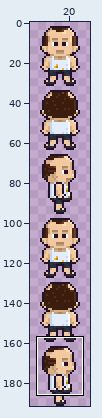
Pixel-art file, stored at assets/art/spritesheets/player.aseprite. Above, an overview of the earlier version with the close-up marked.
Close-up. As it was:
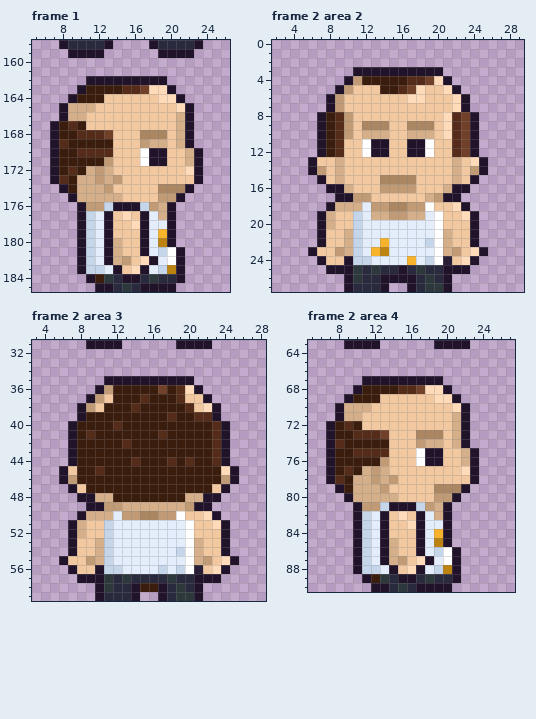
32x192 pixels, 4 frames. Shown: frame 1: x 5..26, y 158..185; frame 2 area 2: x 2..29, y 0..27; frame 2 area 3: x 3..28, y 31..59; frame 2 area 4: x 5..27, y 63..90. The wide view leaves out empty margins. The commit also changed other frames or places, which this record leaves out.
Once edited:
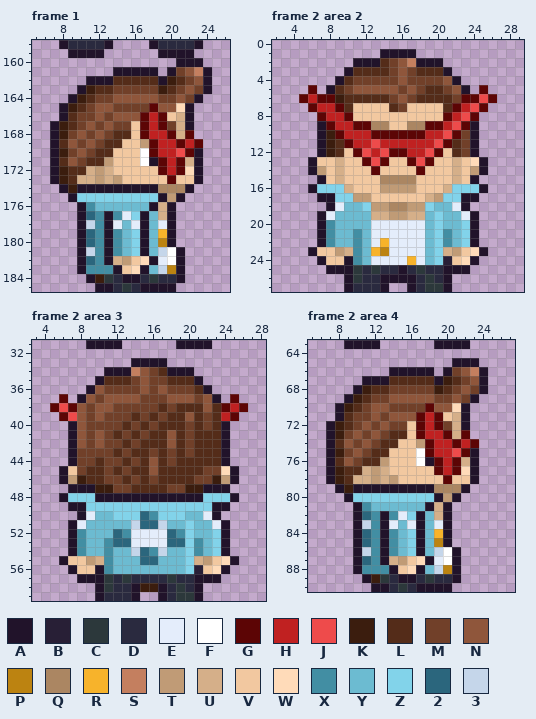
Palette (. is transparent): A #21132a  B #281f36  C #2c383b  D #2a2a3f  E #e4edfb  F #ffffff  G #5c0505  H #c02121  J #ee4b4b  K #3b1d0e  L #542c19  M #714029  N #8f563b  P #bc8311  Q #ab8662  R #f7b32b  S #c47f5f  T #c09b76  U #d5af89  V #f2c8a0  W #ffdbb9  X #428ea3  Y #6cbbd1  Z #82d3ea  2 #2b667d  3 #c5d6ea
Log entry: PLAYER ART - Music Manager!
What changed:
layer "FATJACKET" added
layer "HAIR" added
layer "GLASSES" added
Frame 1, layers "GLASSES", "HAIR", "FATJACKET":
y 160: x 21..23 ... -> AAA
y 161: x 14..18 ..... -> AAAAA; x 20..24 ..... -> AMNSA
y 162: x 14..18 AAAAA -> LLLLL; x 20..24 ..... -> KLMNA
y 163: x 12..16 KKKLL -> LLMMM; x 18..24 WWA.... -> MKLMNMA
y 164: x 11..23 KKVVVVVVWWA.. -> LMMNNNNNMMNMA
y 165: x 9..20 UUUVVVVVVVVV -> KLMNNMMMMGNN
y 166: x 9..19 UUVVVVVVVVV -> LMMNMNNNGHG
y 167: x 10..15 KVVVVV -> MNMNMM; x 17..20 VVVV -> GHGM
y 168: x 9..12 KLLL -> MNMN; x 14..15 VV -> LL; x 17..20 QQQV -> GHHG; x 22 A -> G
y 169: x 9..14 KKKKKV -> NMNMLL; x 18..23 UUVUA. -> GHHGHG
y 170: x 9..11 KLL -> MNM; x 18..22 AAVVU -> GHHJG
y 171: x 8..12 KKKKK -> LNMLL; x 19..21 AVV -> GHG
y 172: x 10 K -> L; x 19..21 VVV -> GHG
y 173: x 8..9 LK -> KL; x 20 V -> G
y 174: x 10..18 UUUTVVVVV -> AAAAAAAAA
y 175: x 10..19 UUUUUVVVVT -> ZZZZZZZZZA
y 176: x 11..18 TT3AAA3T -> XYYYYYYA
y 177: x 11..12 3E -> 2X; x 14..16 VWV -> XEZ; x 18 E -> Y
y 178: x 12 E -> X; x 14..16 VVW -> EYE; x 18 E -> Y
y 179: x 11..12 3E -> 2X; x 14..16 VVV -> XYZ; x 18 E -> Y
y 180: x 11..12 3E -> 2X; x 14..16 UVV -> XYZ; x 18 E -> Y
y 181: x 12 E -> X; x 14..16 UVV -> XYZ; x 18 E -> Y
y 182: x 11..12 3E -> 2X
y 183: x 11..13 33E -> XXX; x 18 E -> Y
Frame 2 area 2, layers "GLASSES", "HAIR", "FATJACKET":
y 1: x 14..17 .... -> AAAA
y 2: x 11..20 .......... -> AAALMNSAAA
y 3: x 10..21 .AAAAAAAAAA. -> ALLLLMNMLLLA
y 4: x 9..18 .ATKKKKKLL -> ALMMMMMNMM; x 20..22 WA. -> MNA
y 5: x 6 . -> G; x 8..23 .ATVVVKKLMWVVWA. -> ALMNNNNNMNMLLMNA; x 25 . -> G
y 6: x 5..26 ...ATVVVVVVVWWVVVWA... -> GHGGKLLLLLMNMLLLLMGGJG
y 7: x 6..10 ..ATV -> GHHGL; x 15..16 VV -> LM; x 21..25 VWA.. -> LGHJG
y 8: x 7..10 AKLT -> GHHG; x 21..24 WLMA -> GHJG
y 9: x 8..12 KLTVQ -> GHHGG; x 19..23 QVWLM -> GGHJG
y 10: x 9..22 LTVUUUVVUUUVWL -> GHHHGGGGGGHHJG
y 11: x 10..21 VVFAAVVAAFVV -> GHHJHHHHHHJG
y 12: x 11..20 VFAAVVAAFV -> GJHJGGHHJG
y 13: x 12..14 VVV -> GJG; x 17..19 VVV -> GJG
y 14: x 13 V -> G; x 18 V -> G
y 16: x 6..9 ..AA -> AZZZ; x 22..25 AA.. -> ZZZA
y 17: x 7..10 ..AA -> AAZZ; x 21..24 AA.. -> ZZAA
y 18: x 9..12 UUUE -> EYYZ; x 19..22 FVVW -> ZYYE
y 19: x 8..12 UVV3E -> EYYYY; x 19..23 EFVVW -> YZYYE
y 20: x 8..12 UVV3E -> XYYYY; x 19..23 EFVVV -> YZYYZ
y 21: x 8..12 VVU3E -> XYYXY; x 19..23 EFUVV -> YZXYZ
y 22: x 8..12 VVU3E -> XYYXY; x 19..23 3FUVV -> YZXYZ
y 23: x 11..12 3E -> XY; x 19..20 EF -> YZ
y 24: x 11..12 33 -> XY; x 19..20 3F -> YZ
Frame 2 area 3, layers "GLASSES", "HAIR", "FATJACKET":
y 33: x 14..17 .... -> AAAA
y 34: x 11..20 .......... -> AAASNMLAAA
y 35: x 10..21 .AAAAAAAAAA. -> ALLLMNMMLLLA
y 36: x 9..22 .ATKKKKKMKLWA. -> ANMMMMNMNMMMLA
y 37: x 6 . -> G; x 8..23 .ATVKKKLKKKLVVA. -> ANMNNNNMMMNNNMNA; x 25 . -> G
y 38: x 5..19 ...ATVKKKLKKKKK -> GJGNMNNMMMMMLML; x 21..26 VWA... -> LNLGHG
y 39: x 6..17 ..AKKKKKKKKK -> GJNMNMMMLMLM; x 19..20 KK -> LN; x 22..25 LA.. -> MLHG
y 40: x 8..22 KKKKLKKKKKKKKKK -> NMMMMLMLMLLLMLM
y 41: x 8..16 KLKKKKKKK -> NMNMLMLML; x 18..22 KKKKK -> NLMLL
y 42: x 8..12 KKKKK -> NMNMM; x 14..22 KKKKKKKKK -> MLLLNLMLL
y 43: x 8..22 KKKKKKKKKKKKKKK -> MMMMLMLLMLMLMLL
y 44: x 8..19 KKKKKKLKKKLK -> MMLMMLMLNLML; x 21..22 KK -> LL
y 45: x 8..9 KK -> ML; x 11..23 KKKKKKKKKKKKK -> MLMLLNLLLLLMM
y 46: x 9..22 KKKKKKKKKKKKKK -> LLMMLMLMLLLLMM
y 47: x 8..9 VK -> AA; x 12..19 KKKKKKKK -> MMLLLLMM; x 22..23 KV -> AA
y 48: x 6..25 ..AAUUKKKKKKKKUUAA.. -> AZZZAAAAAAAAAAAAZZZA
y 49: x 7..24 ..AATTUUUUUUUTAA.. -> AAZZZZZZZZZZZZZZAA
y 50: x 9..22 UUUETTQQTTFVVW -> EYYZZZ2XZZZYYE
y 51: x 8..23 UVV3EEEEEEEEFVVW -> EYYYYY3223YYZYYE
y 52: x 8..13 UVV3EE -> XYYY2X; x 18..23 EEFVVV -> 2XZYYZ
y 53: x 8..13 VVU3EE -> XYYX22; x 18..23 EEFUVV -> 22ZXYZ
y 54: x 8..23 VVU3EEEEEEE3FUVV -> XYYXYY32X3YYZXYZ
y 55: x 11..20 3EEEEEEEEF -> XYYY22YYYZ
y 56: x 11..20 33EEEE3E3F -> XYYYYYYYYZ
Frame 2 area 4, layers "GLASSES", "HAIR", "FATJACKET":
y 65: x 21..23 ... -> AAA
y 66: x 14..18 ..... -> AAAAA; x 20..24 ..... -> AMNSA
y 67: x 14..18 AAAAA -> LLLLL; x 20..24 ..... -> KLMNA
y 68: x 12..16 KKKLL -> LLMMM; x 18..24 WWA.... -> MKLMNMA
y 69: x 11..23 KKVVVVVVWWA.. -> LMMNNNNNMMNMA
y 70: x 9..20 UUUVVVVVVVVV -> KLMNNMMMMGNN
y 71: x 9..19 UUVVVVVVVVV -> LMMNMNNNGHG
y 72: x 10..15 KVVVVV -> MNMNMM; x 17..20 VVVV -> GHGM
y 73: x 9..12 KLLL -> MNMN; x 14..15 VV -> LL; x 17..20 QQQV -> GHHG; x 22 A -> G
y 74: x 9..14 KKKKKV -> NMNMLL; x 18..23 UUVUA. -> GHHGHG
y 75: x 9..11 KLL -> MNM; x 18..22 AAVVU -> GHHJG
y 76: x 8..12 KKKKK -> LNMLL; x 19..21 AVV -> GHG
y 77: x 10 K -> L; x 19..21 VVV -> GHG
y 78: x 8..9 LK -> KL; x 20 V -> G
y 79: x 10..18 UUUTVVVVV -> AAAAAAAAA
y 80: x 10..19 UUUUUVVVVT -> ZZZZZZZZZA
y 81: x 11..18 TT3AAA3T -> XYYYYYYA
y 82: x 11..12 3E -> 2X; x 14..16 VWV -> XEZ; x 18 E -> Y
y 83: x 12 E -> X; x 14..16 VVW -> EYE; x 18 E -> Y
y 84: x 11..12 3E -> 2X; x 14..16 VVV -> XYZ; x 18 E -> Y
y 85: x 11..12 3E -> 2X; x 14..16 UVV -> XYZ; x 18 E -> Y
y 86: x 12 E -> X; x 14..16 UVV -> XYZ; x 18 E -> Y
y 87: x 11..12 3E -> 2X
y 88: x 11..13 33E -> XXX; x 18 E -> Y
Boxes around the changes in both close-ups, in picture pixels (x1, y1, x2, y2):
changed: (59, 58, 212, 274)
changed: (299, 49, 497, 265)
changed: (50, 358, 248, 574)
changed: (335, 358, 488, 574)
